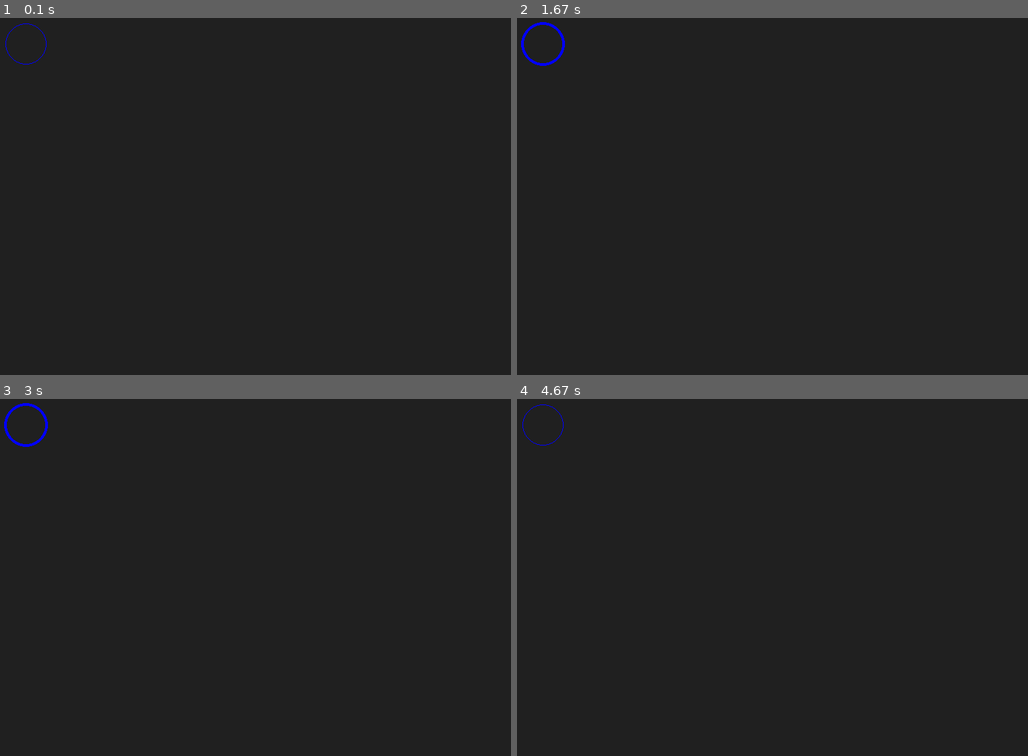
Above: before the commit, frames 1-4 (two rows, left to right).
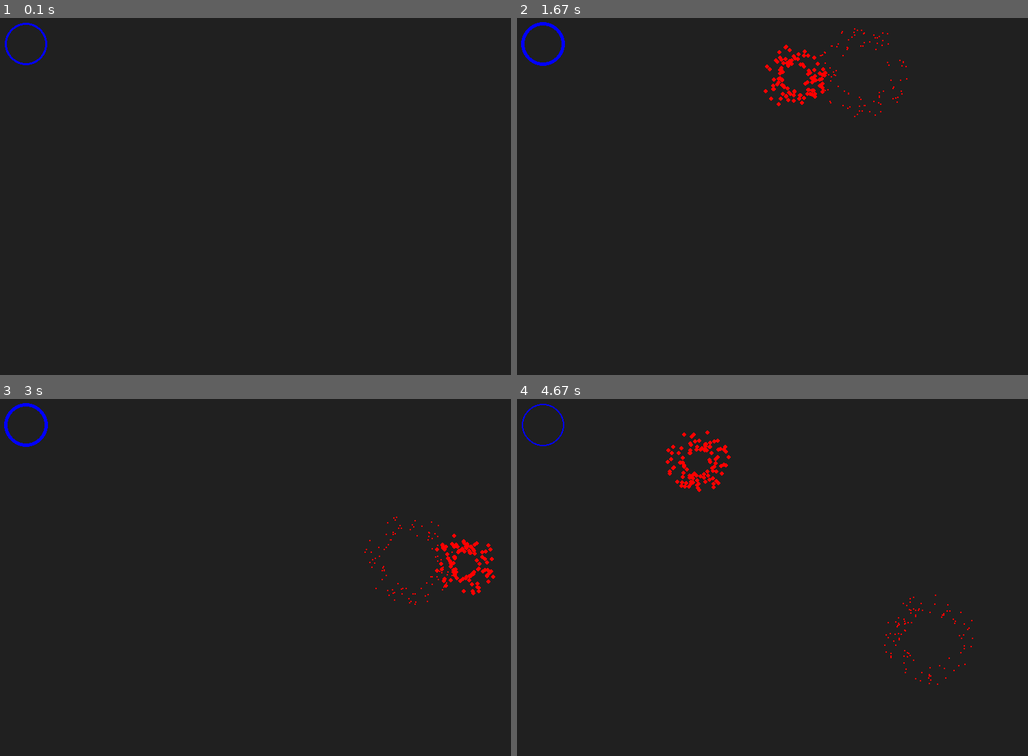
Above: after the commit, the same moments.

Repository: chanrt/pygame-anim
Game: pygame game, started from main.py
Same seed, same stepped clock (60 frames per second), same inputs: the game is played once before the commit and once after it.
Inputs (mouse positions are in pixels of both pictures, inside the frame that each line leads up to):
- Up to frame 1 (0.1 s): no input
- Up to frame 2 (1.67 s): click (782, 214) at 0.38 s; click (649, 217) at 0.72 s; click (864, 71) at 1.05 s; click (792, 78) at 1.38 s
- Up to frame 3 (3 s): click (270, 638) at 1.72 s; click (408, 659) at 2.05 s; click (408, 559) at 2.38 s; click (465, 563) at 2.72 s
- Up to frame 4 (4.67 s): click (976, 677) at 3.05 s; click (808, 581) at 3.38 s; click (665, 523) at 3.72 s; click (930, 638) at 4.05 s; click (695, 463) at 4.38 s

The runs differ from the first frame. In frame 1, 0.1% of the frame differs, in the area x 0-10%, y 1-14%; in frame 2, 0.7%; in frame 3, 0.6%; in frame 4, 0.7%, in the area x 0-90%, y 1-81%.

Commit message:
Added explosion

Diff:
--- /dev/null
+++ b/explosion.py
@@ -0,0 +1,58 @@
+from math import cos, pi, sin
+from random import random
+
+import pygame as pg
+
+
+class Particle:
+    def __init__(self, x, y, theta):
+        self.x = x
+        self.y = y
+        self.theta = theta
+
+    def update(self):
+        noise = 0.03 * random()
+        self.x += cos(self.theta) + noise
+        self.y += sin(self.theta) + noise
+
+
+class Explosion:
+    def __init__(self, x, y, explosion_radius, color, screen):
+        self.x = x
+        self.y = y
+        self.radius = explosion_radius
+        self.color = color
+        self.screen = screen
+
+        self.display = True
+        self.num_particles = 100
+        self.max_particle_size = 5
+
+        self.current_step = 0
+        self.final_step = 50
+
+        self.make_particles()
+
+    def make_particles(self):
+        self.particles = []
+
+        for i in range(self.num_particles):
+            theta = 2 * pi * random()
+            r = self.radius * random()
+            x = self.x + r * cos(theta)
+            y = self.y + r * sin(theta)
+
+            self.particles.append(Particle(x, y, theta))
+
+    def update(self):
+        for particle in self.particles:
+            particle.update()
+
+        self.current_step += 1
+        if self.current_step >= self.final_step:
+            self.display = False
+
+    def render(self):
+        if self.display:
+            for particle in self.particles:
+                pg.draw.circle(self.screen, self.color, (particle.x, particle.y), self.max_particle_size * (1 - self.current_step / self.final_step), 0)
--- a/highlight.py
+++ b/highlight.py
@@ -11,8 +11,8 @@
 
         self.display = True
 
-        self.highest_thickness = 5
-        self.lowest_thickness = 1
+        self.highest_thickness = 6
+        self.lowest_thickness = 2
         self.thickness_velocity = 0.2
 
         self.thickness = self.lowest_thickness
--- a/main.py
+++ b/main.py
@@ -1,5 +1,6 @@
 import pygame as pg
 
+from explosion import Explosion
 from highlight import Highlight
 
 
@@ -12,21 +13,35 @@
 
     highlight = Highlight(50, 50, 30, pg.Color("blue"), screen)
 
+    animations = []
+
+    animations.append(highlight)
+
     while True:
         clock.tick(60)
         screen.fill(bg_color)
+
+        for animation in animations:
+            if animation.display == False:
+                animations.remove(animation)
 
         for event in pg.event.get():
             if event.type == pg.QUIT:
                 pg.quit()
                 quit()
+            if event.type == pg.MOUSEBUTTONDOWN:
+                mouse_x, mouse_y = pg.mouse.get_pos()
+                animations.append(Explosion(mouse_x, mouse_y, 30, pg.Color("red"), screen))
 
-        highlight.update()
+        for animation in animations:
+            animation.update()
 
-        highlight.render()
-
+        for animation in animations:
+            animation.render()
 
         pg.display.flip()
+
+        print(f"FPS = {clock.get_fps()}")
 
 
 if __name__ == '__main__':
